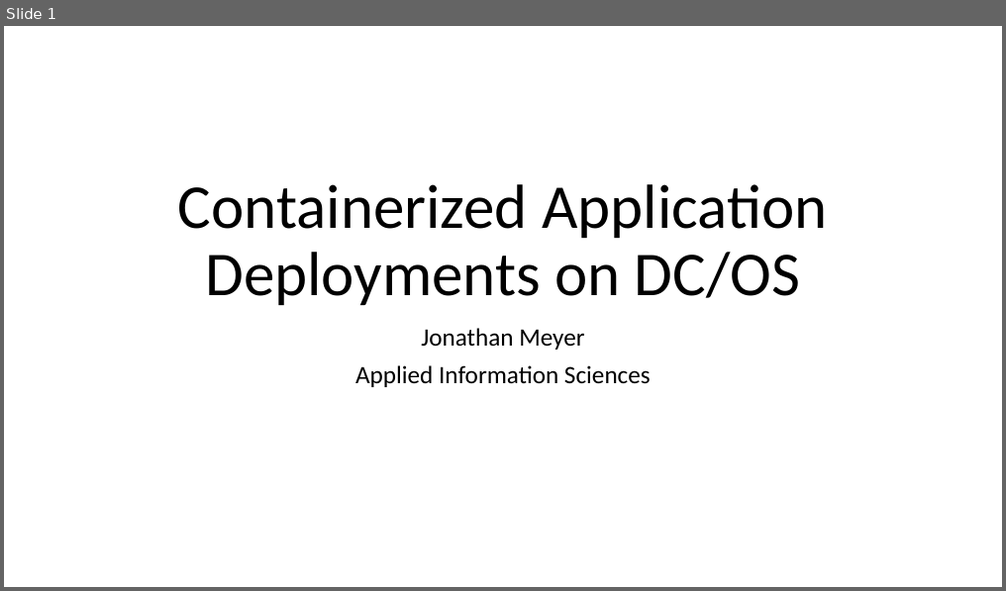
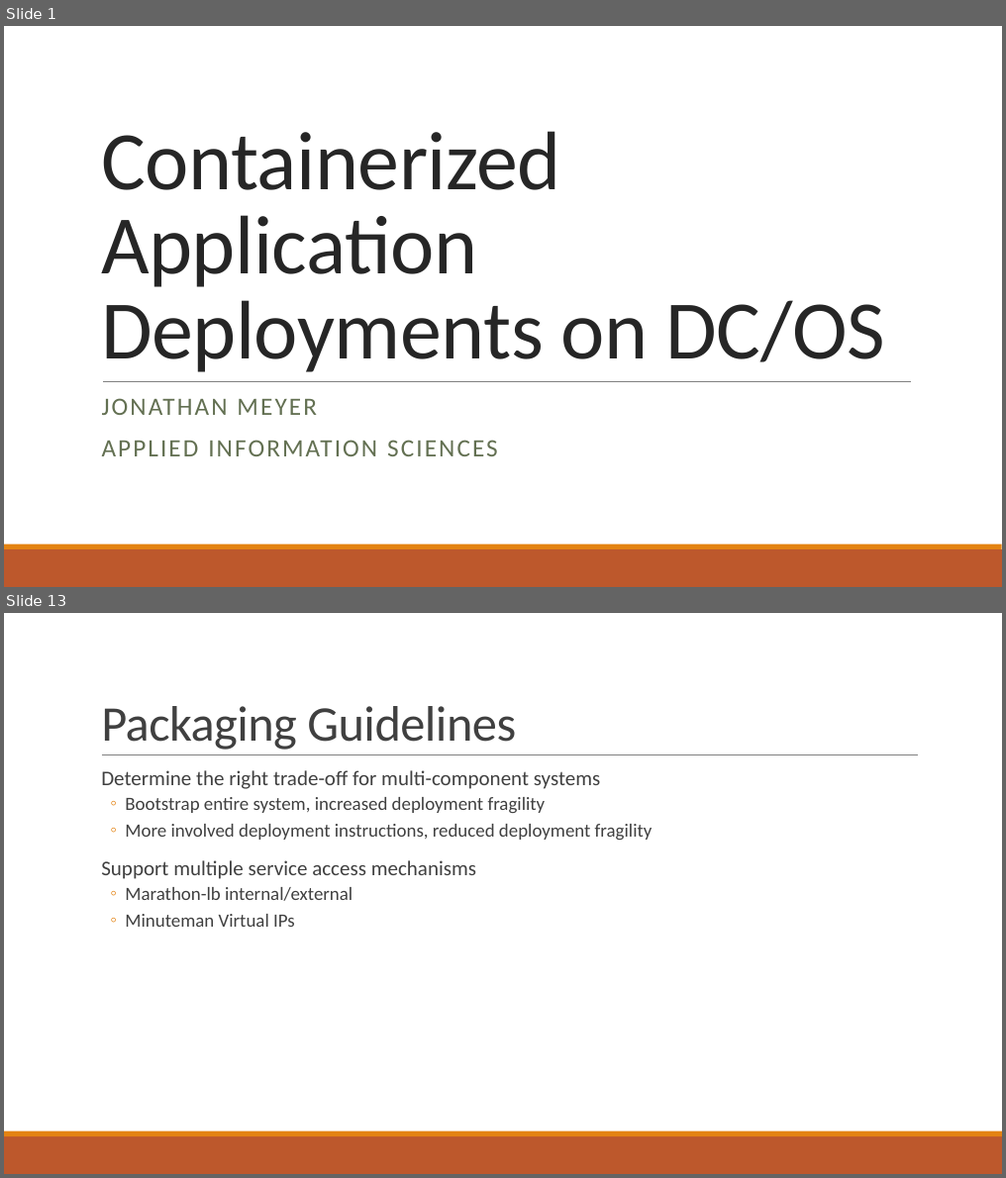
Before and after one commit to gisjedi/deployments-on-dcos, a slide deck: dockerizerd-applications.pptx. Shown one above the other, each under a label of ours: slide 1 before the commit, slides 1 and 13 after it; the slides between them are not shown. The pictures are 1006x591 and 1006x1178 pixels, drawn with LibreOffice and Linux fonts; fonts in the diff are those of the drawing. Boxes give left, top, right and bottom in pixels: in the first picture for what was removed or moved away, otherwise in the second. Text is boxed around its words. In the diff, an @@ line names an element or a change of style, - is before the commit and + after.

```diff
--- a/dockerizerd-applications.pptx
+++ b/dockerizerd-applications.pptx
@@ slide 13 added at [4, 613, 1002, 1174], background #FFFFFF; not listed: 2 template elements that a slide beside it also shows @@
@@ title added at [101, 706, 516, 750], 48 pt, text #404040 @@
+Packaging Guidelines
@@ line added from (102, 756) to (918, 756), #808080 0.5 pt @@
@@ text added at [101, 770, 652, 927], 18 pt, text #404040 @@
+  Determine the right trade-off for multi-component systems
+  ◦ Bootstrap entire system, increased deployment fragility
+  ◦ More involved deployment instructions, reduced deployment fragility
+  Support multiple service access mechanisms
+  ◦ Marathon-lb internal/external
+  ◦ Minuteman Virtual IPs
@@ slide 1 changed as well @@
@@ title "Containerized Application Deployments on DC/OS": place and size @@
-title "Containerized Application Deployments on DC/OS" at [178, 184, 828, 305]
+title "Containerized Application Deployments on DC/OS" at [101, 131, 885, 372]
@@ title "Containerized Application Deployments on DC/OS" at [101, 131, 885, 372]: size 60 to 80 pt, text colour #000000 to #262626, letter spacing 0 to -0.5 pt; alignment centre to left; line spacing 0.9 to 0.85 @@
@@ line added from (103, 381) to (912, 381), #808080 0.5 pt @@
@@ subtitle at [102, 398, 498, 457]: text changed; text colour #000000 to #637052 @@
-Jonathan Meyer
-Applied Information Sciences
+JONATHAN MEYER
+APPLIED INFORMATION SCIENCES
@@ rectangle added at [4, 550, 1002, 587], fill #BD582C @@
@@ rectangle added at [4, 545, 1002, 550], fill #E48312 @@
```
Also in this commit, not shown: 13 other slides changed, 2 other files.
